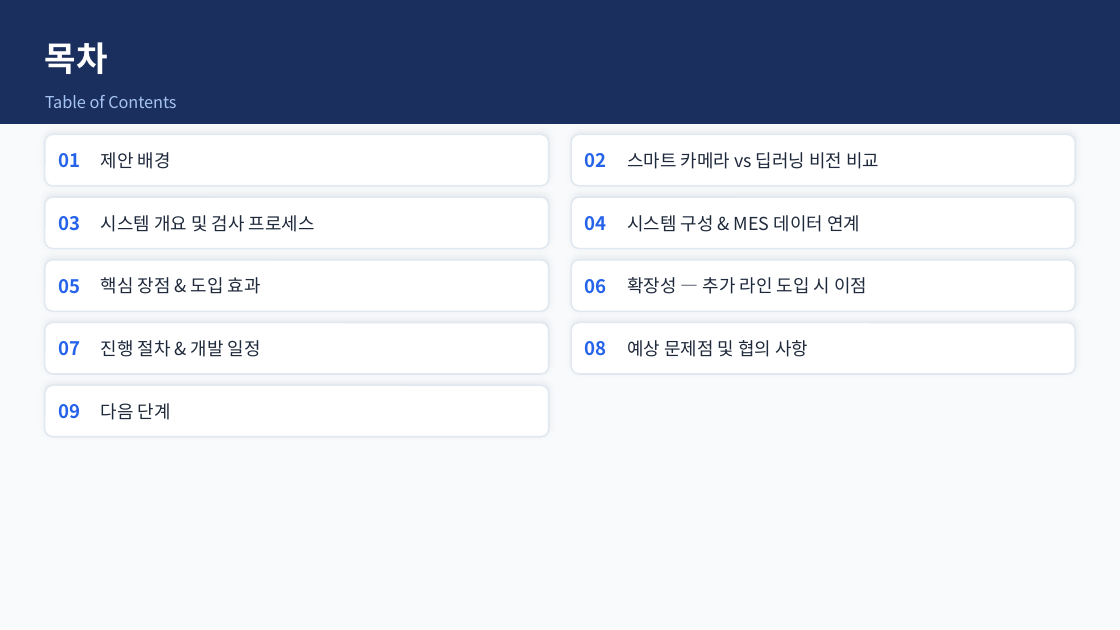
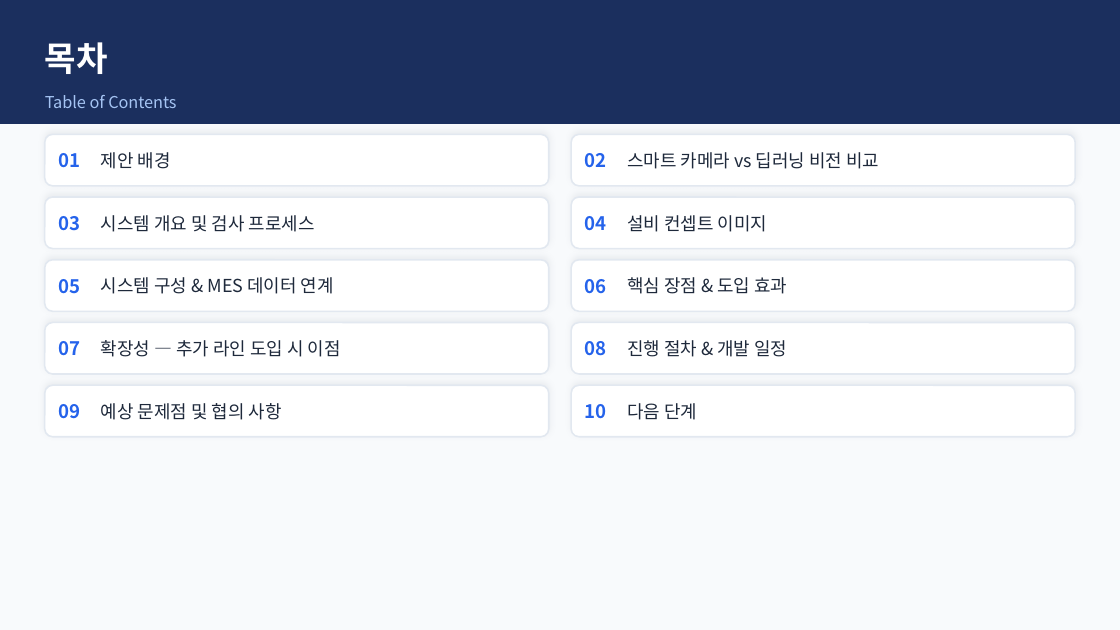
Before and after one commit to Insys-HQ/Insys-review, a slide deck: slide 2 of winnercomb.pptx. Drawn at 1120x630 pixels with LibreOffice and Linux fonts; fonts in the diff are those of the drawing. Boxes give left, top, right and bottom in pixels: in the first picture for what was removed or moved away, otherwise in the second. Text is boxed around its words. In the diff, an @@ line names an element or a change of style, - is before the commit and + after.

```diff
--- a/winnercomb.pptx
+++ b/winnercomb.pptx
@@ text at <box>627,215,767,232</box>: text changed @@
-시스템 구성 & MES 데이터 연계
+설비 컨셉트 이미지
@@ text at <box>101,277,334,294</box>: text changed @@
-핵심 장점 & 도입 효과
+시스템 구성 & MES 데이터 연계
@@ text at <box>627,277,787,294</box>: text changed @@
-확장성 — 추가 라인 도입 시 이점
+핵심 장점 & 도입 효과
@@ text at <box>101,340,341,357</box>: text changed @@
-진행 절차 & 개발 일정
+확장성 — 추가 라인 도입 시 이점
@@ text at <box>627,340,787,357</box>: text changed @@
-예상 문제점 및 협의 사항
+진행 절차 & 개발 일정
@@ rounded rectangle added at <box>571,385,1075,437</box>, fill #FFFFFF, outline #E2E8F0 1 pt @@
@@ text at <box>101,403,282,420</box>: text changed @@
-다음 단계
+예상 문제점 및 협의 사항
@@ text added at <box>585,404,607,419</box>, 12 pt, text #2563EB, bold @@
+10
@@ text added at <box>627,403,697,420</box>, 11.5 pt, text #1E293B @@
+다음 단계
```
Also in this commit, not shown: 1 slide added.
